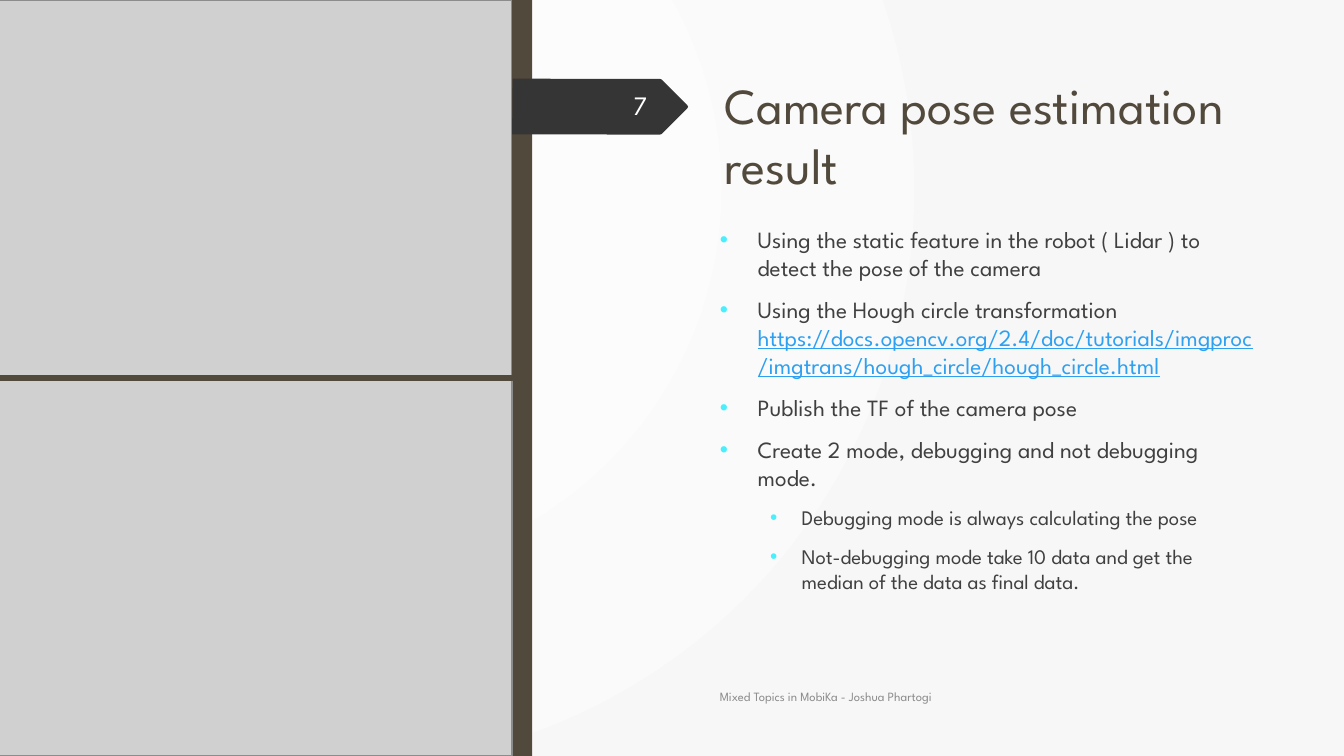
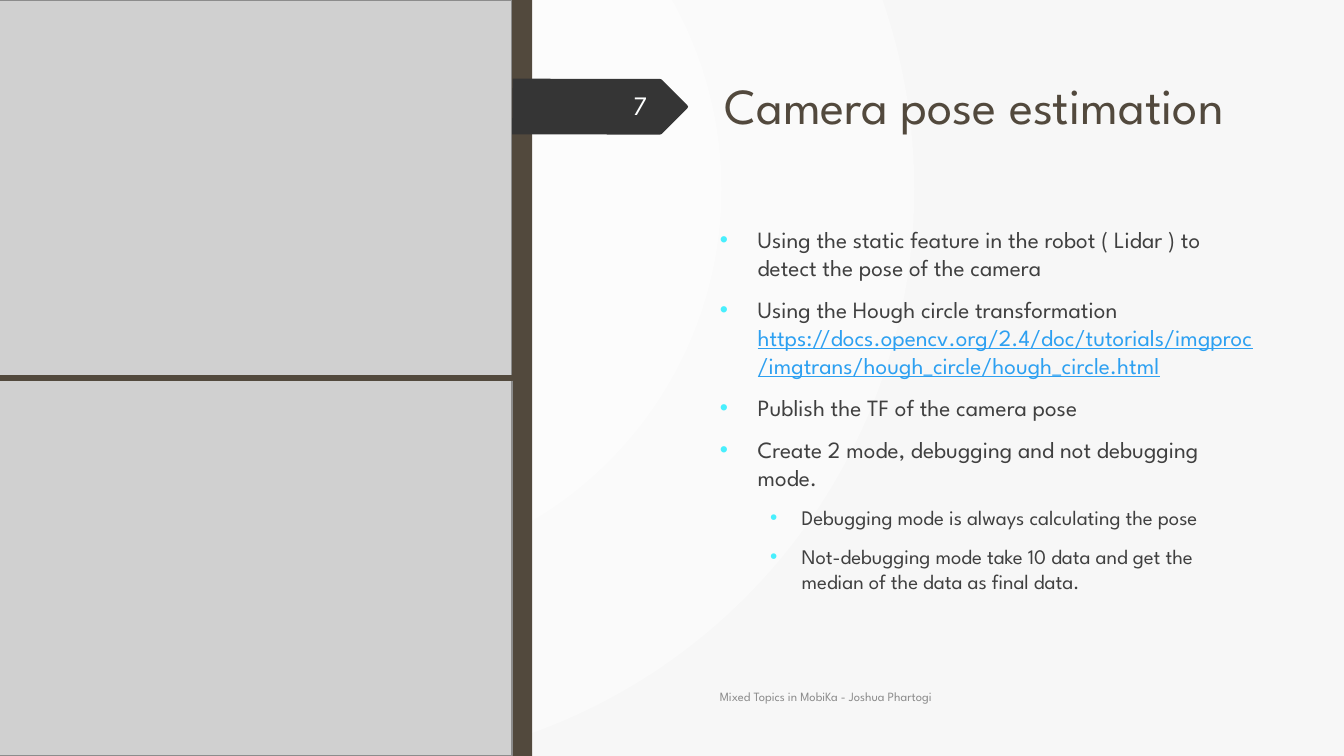
Before and after one commit to Jphartogi/Ipa_final_presentation, a slide deck: slide 7 of Internship Presentation.pptx. Drawn at 1344x756 pixels with LibreOffice and Linux fonts; fonts in the diff are those of the drawing; grey boxes stand for pictures. Boxes give left, top, right and bottom in pixels: in the first picture for what was removed or moved away, otherwise in the second. Text is boxed around its words. In the diff, an @@ line names an element or a change of style, - is before the commit and + after.

```diff
--- a/Internship Presentation.pptx
+++ b/Internship Presentation.pptx
@@ title at box(725, 90, 1223, 135): text changed @@
-Camera pose estimation result
+Camera pose estimation
```
Also in this commit, not shown: 1 other slide changed.
